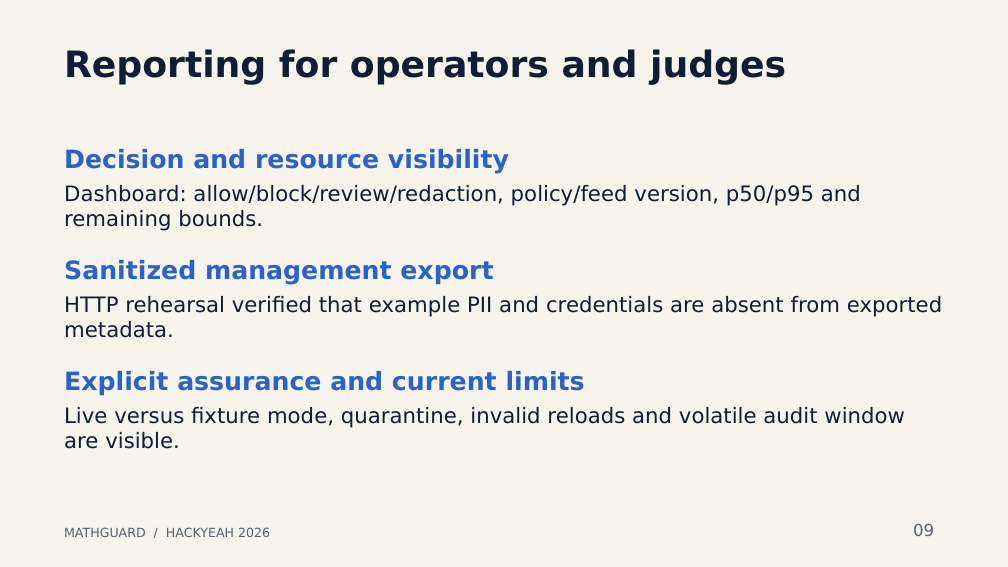
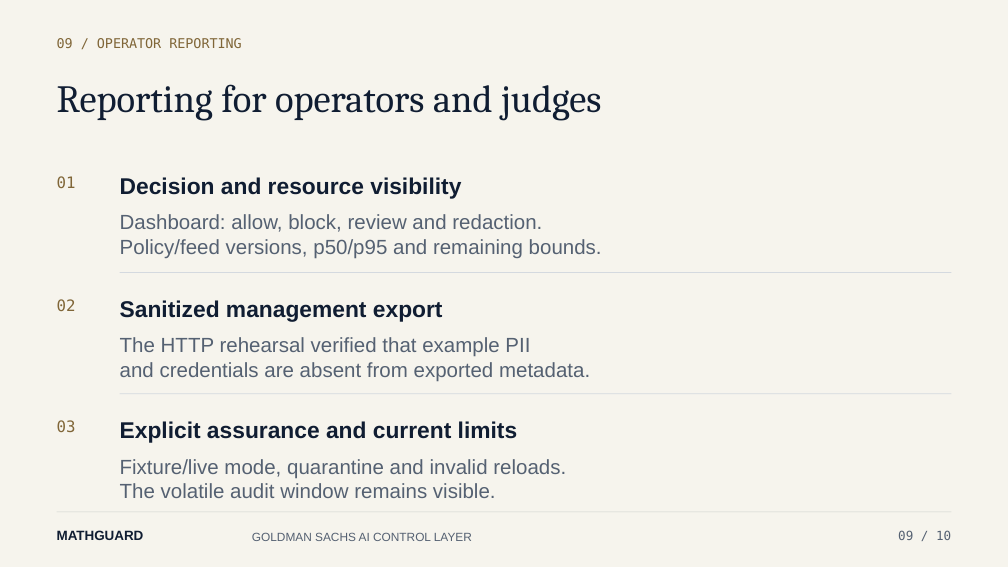
Before and after one commit to ljaniec/Mathguard, a slide deck: slide 9 of submission/Mathguard-HackYeah-2026.pptx. Drawn at 1008x567 pixels with LibreOffice and Linux fonts; fonts in the diff are those of the drawing. Boxes give left, top, right and bottom in pixels: in the first picture for what was removed or moved away, otherwise in the second. Text is boxed around its words. In the diff, an @@ line names an element or a change of style, - is before the commit and + after.

```diff
--- a/submission/Mathguard-HackYeah-2026.pptx
+++ b/submission/Mathguard-HackYeah-2026.pptx
@@ text added at <box>57,38,241,48</box>, 12.8 pt, text #806638 @@
+09 / OPERATOR REPORTING
@@ text "Reporting for operators and judges": place and size @@
-text "Reporting for operators and judges" at <box>64,49,786,85</box>
+text "Reporting for operators and judges" at <box>57,84,601,121</box>
@@ text "Reporting for operators and judges" at <box>57,84,601,121</box>: size 34.5 to 36.8 pt, font DejaVu Sans to Cambria, bold off @@
@@ text added at <box>57,176,76,188</box>, 15 pt, text #806638 @@
+01
@@ text "Decision and resource visibility": place and size @@
-text "Decision and resource visibility" at <box>64,149,509,174</box>
+text "Decision and resource visibility" at <box>120,177,461,199</box>
@@ text at <box>120,214,602,259</box>: text changed; size 20.2 to 19.5 pt; font DejaVu Sans to Arial; text colour #101D32 to #556172 @@
-Dashboard: allow/block/review/redaction, policy/feed version, p50/p95 and remaining bounds.
+Dashboard: allow, block, review and redaction.
+Policy/feed versions, p50/p95 and remaining bounds.
@@ text added at <box>57,299,76,311</box>, 15 pt, text #806638 @@
+02
@@ text "Sanitized management export": place and size @@
-text "Sanitized management export" at <box>64,260,493,285</box>
+text "Sanitized management export" at <box>120,300,443,322</box>
@@ line added from (119, 272) to (951, 272), #D4D9DF 0.75 pt @@
@@ text at <box>120,337,590,382</box>: text changed; size 20.2 to 19.5 pt; font DejaVu Sans to Arial; text colour #101D32 to #556172 @@
-HTTP rehearsal verified that example PII and credentials are absent from exported metadata.
+The HTTP rehearsal verified that example PII
+and credentials are absent from exported metadata.
@@ size 24 to 21.8 pt, font DejaVu Sans to Arial, text colour #2A62C9 to #101D32 in 3 elements at <box>120,177,461,199</box>, <box>120,300,443,322</box>, <box>120,421,518,443</box> @@
@@ text "Explicit assurance and current limits": place and size @@
-text "Explicit assurance and current limits" at <box>64,371,585,396</box>
+text "Explicit assurance and current limits" at <box>120,421,518,443</box>
@@ line added from (119, 394) to (951, 394), #D4D9DF 0.75 pt @@
@@ text added at <box>57,420,76,432</box>, 15 pt, text #806638 @@
+03
@@ text at <box>120,459,566,498</box>: text changed; size 20.2 to 19.5 pt; font DejaVu Sans to Arial; text colour #101D32 to #556172 @@
-Live versus fixture mode, quarantine, invalid reloads and volatile audit window are visible.
+Fixture/live mode, quarantine and invalid reloads.
+The volatile audit window remains visible.
@@ line added from (57, 512) to (951, 512), #CED0CC 0.6 pt @@
@@ text added at <box>57,530,144,540</box>, 12.8 pt, text #101D32, bold @@
+MATHGUARD
@@ text removed at <box>64,527,270,537</box> @@
-MATHGUARD / HACKYEAH 2026
@@ text added at <box>252,532,472,541</box>, 11.2 pt, text #556172 @@
+GOLDMAN SACHS AI CONTROL LAYER
@@ text at <box>898,530,951,540</box>: text changed; size 15.8 to 12 pt; font DejaVu Sans to DejaVu Sans Mono @@
-09
+09 / 10
```
Also in this commit, not shown: 9 other slides changed, 6 other files.
